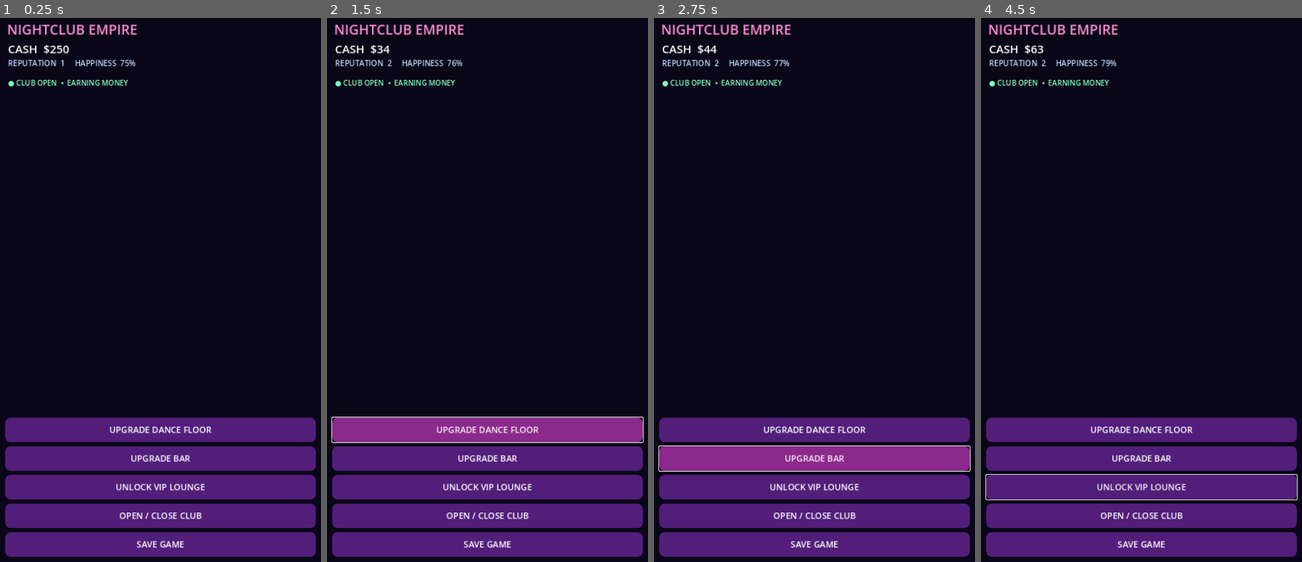
Above: before the commit, frames 1-4 (left to right).
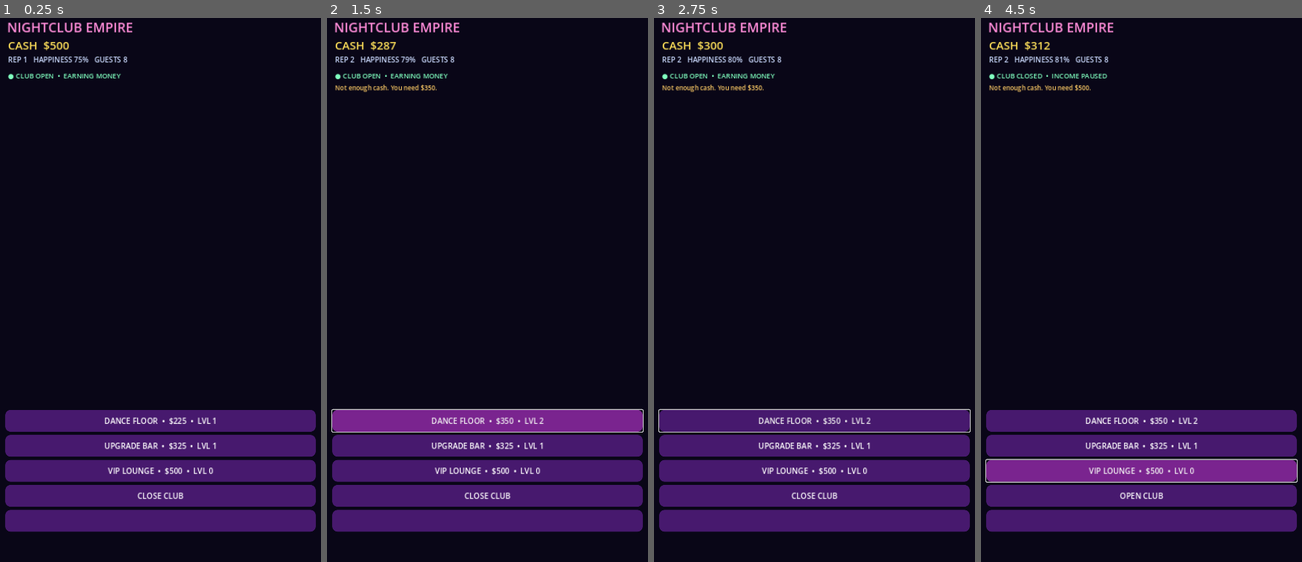
Above: after the commit, the same moments.

Repository: danshish/nightclub-empire
Game: Godot game, scene res://main.tscn
The game is run twice, just before and just after one commit, with the same random seed, the same clock (stepped at 60 frames per second) and the same inputs.
Inputs (mouse positions are in pixels of both pictures, inside the frame that each line leads up to):
- Up to frame 1 (0.25 s): no input
- Up to frame 2 (1.5 s): click (487, 431) at 0.5 s, where only the run before the commit has a clickable "UPGRADE DANCE FLOOR"; click (487, 420) at 1.25 s, where only the run after the commit has a clickable "DANCE FLOOR • $350 • LVL 2"
- Up to frame 3 (2.75 s): click (814, 458) at 2 s, where only the run before the commit has a clickable "UPGRADE BAR"
- Up to frame 4 (4.5 s): click (1141, 447) at 2.75 s, where only the run after the commit has a clickable "UPGRADE BAR • $325 • LVL 1"; click (1141, 485) at 3.5 s, where only the run before the commit has a clickable "UNLOCK VIP LOUNGE"; click (1141, 469) at 4.25 s, where only the run after the commit has a clickable "VIP LOUNGE • $500 • LVL 0"

The runs differ from the first frame. In frame 1, 14% of the frame differs, in the area x 1-99%, y 0-100%; in frame 2, 16%; in frame 3, 18%; in frame 4, 18%.

Commit message:
Improve first playable prototype UI, upgrades and nightclub visuals

Diff:
--- a/scripts/main.gd
+++ b/scripts/main.gd
@@ -1,20 +1,24 @@
 extends Node3D
 
 const SAVE_PATH := "user://nightclub_empire_save.json"
-
-var cash: float = 250.0
+const STARTING_CASH := 500.0
+
+var cash: float = STARTING_CASH
 var reputation: int = 1
 var satisfaction: int = 75
 var dance_level: int = 1
 var bar_level: int = 1
 var vip_level: int = 0
 var club_open := true
-var elapsed := 0.0
+var income_timer := 0.0
+var animation_time := 0.0
+var visitor_count := 8
 var customers: Array[Node3D] = []
 var hud: CanvasLayer
 var cash_label: Label
 var stats_label: Label
 var status_label: Label
+var message_label: Label
 var buttons: Dictionary = {}
 
 func _ready() -> void:
@@ -25,19 +29,22 @@
 	set_process(true)
 
 func _process(delta: float) -> void:
-	elapsed += delta
-	if club_open and elapsed >= 1.0:
-		elapsed = 0.0
-		var visitors := 2 + reputation + dance_level
-		cash += float(visitors) * (1.0 + float(bar_level) * 0.6 + float(vip_level) * 1.2)
-		satisfaction = clampi(satisfaction + (1 if satisfaction < 95 else 0), 0, 100)
-		_update_hud()
+	animation_time += delta
+	if club_open:
+		income_timer += delta
+		if income_timer >= 1.0:
+			income_timer = 0.0
+			var visitors := maxi(2, visitor_count + reputation)
+			cash += float(visitors) * (0.7 + float(bar_level) * 0.55 + float(vip_level) * 0.8)
+			if satisfaction < 98:
+				satisfaction += 1
+			_update_hud()
 	for i in range(customers.size()):
 		var person := customers[i]
 		if is_instance_valid(person):
-			var phase := elapsed * 2.0 + float(i) * 1.7
-			person.position.y = 0.55 + absf(sin(phase)) * 0.12
-			person.rotation.y += delta * 0.45
+			var phase := animation_time * (2.4 + float(i % 3) * 0.25) + float(i) * 1.7
+			person.position.y = 0.52 + absf(sin(phase)) * 0.15
+			person.rotation.y = sin(phase * 0.35) * 0.25
 
 func _build_world() -> void:
 	var world_env := WorldEnvironment.new()
@@ -45,8 +52,8 @@
 	env.background_mode = Environment.BG_COLOR
 	env.background_color = Color(0.035, 0.025, 0.09)
 	env.ambient_light_source = Environment.AMBIENT_SOURCE_COLOR
-	env.ambient_light_color = Color(0.65, 0.62, 0.9)
-	env.ambient_light_energy = 0.8
+	env.ambient_light_color = Color(0.72, 0.68, 0.95)
+	env.ambient_light_energy = 0.9
 	world_env.environment = env
 	add_child(world_env)
 
@@ -62,24 +69,31 @@
 	_add_box("BackWall", Vector3(0, 1.5, -5), Vector3(12, 3.2, 0.25), Color(0.15, 0.08, 0.3))
 	_add_box("LeftWall", Vector3(-6, 1.5, 0), Vector3(0.25, 3.2, 10), Color(0.12, 0.07, 0.25))
 	_add_box("DanceFloor", Vector3(-1.2, 0.02, 0.2), Vector3(5.5, 0.12, 4.8), Color(0.12, 0.28, 0.55))
+	# Coloured floor tiles make the dance floor read clearly from the isometric camera.
+	for x in range(4):
+		for z in range(3):
+			var tile_color := Color(0.12, 0.55, 0.95) if (x + z) % 2 == 0 else Color(0.55, 0.16, 0.78)
+			_add_box("DanceTile_%d_%d" % [x, z], Vector3(-3.05 + float(x) * 1.25, 0.105, -1.25 + float(z) * 1.35), Vector3(1.12, 0.035, 1.2), tile_color, true)
 	_add_box("DJStage", Vector3(-1.2, 0.48, -3.2), Vector3(3.7, 0.9, 1.1), Color(0.35, 0.08, 0.48))
 	_add_box("DJConsole", Vector3(-1.2, 1.1, -3.0), Vector3(2.4, 0.35, 0.55), Color(0.08, 0.08, 0.16))
 	_add_box("BarCounter", Vector3(3.5, 0.55, -2.2), Vector3(3.4, 1.1, 1.1), Color(0.42, 0.16, 0.22))
-	_add_box("BarTop", Vector3(3.5, 1.15, -2.2), Vector3(3.6, 0.16, 1.25), Color(0.95, 0.42, 0.7))
+	_add_box("BarTop", Vector3(3.5, 1.15, -2.2), Vector3(3.6, 0.16, 1.25), Color(0.95, 0.42, 0.7), true)
 	_add_box("VIPPlatform", Vector3(3.2, 0.18, 2.8), Vector3(4.3, 0.35, 2.5), Color(0.28, 0.13, 0.38))
 	_add_box("VIPSofa", Vector3(3.2, 0.65, 2.8), Vector3(2.8, 0.65, 0.75), Color(0.65, 0.2, 0.38))
+	_add_box("EmpireSign", Vector3(0, 2.8, -4.78), Vector3(4.2, 0.65, 0.12), Color(0.95, 0.18, 0.62), true)
 	for x in [-4.0, -2.0, 0.0, 2.0, 4.0]:
 		_add_box("NeonStrip", Vector3(x, 0.12, -4.65), Vector3(0.08, 0.06, 0.35), Color(0.1, 0.9, 1.0), true)
 	for i in range(8):
-		_spawn_customer(Vector3(-3.2 + float(i % 4) * 1.3, 0.55, -0.8 + float(i / 4) * 1.5))
+		var row := int(i / 4)
+		_spawn_customer(Vector3(-3.2 + float(i % 4) * 1.3, 0.55, -0.8 + float(row) * 1.5))
 	_add_light(Vector3(-1, 4, -2), Color(0.3, 0.25, 1.0), 5.0)
 	_add_light(Vector3(3, 3, 1), Color(1.0, 0.15, 0.55), 4.0)
 	_add_light(Vector3(-4, 3, 2), Color(0.1, 0.75, 1.0), 3.5)
 
-func _material(color: Color, emission := false) -> StandardMaterial3D:
+func _material(color: Color, glow := false) -> StandardMaterial3D:
 	var mat := StandardMaterial3D.new()
 	mat.albedo_color = color
-	if emission:
+	if glow:
 		mat.emission_enabled = true
 		mat.emission = color
 		mat.emission_energy_multiplier = 1.8
@@ -135,92 +149,128 @@
 
 	var title := Label.new()
 	title.text = "NIGHTCLUB EMPIRE"
-	title.position = Vector2(22, 24)
-	title.add_theme_font_size_override("font_size", 30)
+	title.position = Vector2(22, 20)
+	title.add_theme_font_size_override("font_size", 29)
 	title.add_theme_color_override("font_color", Color(1.0, 0.55, 0.85))
 	root.add_child(title)
 
 	cash_label = Label.new()
-	cash_label.position = Vector2(24, 70)
+	cash_label.position = Vector2(24, 62)
 	cash_label.add_theme_font_size_override("font_size", 25)
+	cash_label.add_theme_color_override("font_color", Color(1.0, 0.88, 0.35))
 	root.add_child(cash_label)
 
 	stats_label = Label.new()
-	stats_label.position = Vector2(24, 108)
-	stats_label.add_theme_font_size_override("font_size", 17)
-	stats_label.add_theme_color_override("font_color", Color(0.75, 0.85, 1.0))
+	stats_label.position = Vector2(24, 101)
+	stats_label.add_theme_font_size_override("font_size", 16)
+	stats_label.add_theme_color_override("font_color", Color(0.8, 0.86, 1.0))
 	root.add_child(stats_label)
 
 	status_label = Label.new()
-	status_label.position = Vector2(24, 152)
-	status_label.add_theme_font_size_override("font_size", 16)
+	status_label.position = Vector2(24, 137)
+	status_label.add_theme_font_size_override("font_size", 15)
 	status_label.add_theme_color_override("font_color", Color(0.5, 1.0, 0.75))
 	root.add_child(status_label)
 
+	message_label = Label.new()
+	message_label.position = Vector2(24, 164)
+	message_label.add_theme_font_size_override("font_size", 14)
+	message_label.add_theme_color_override("font_color", Color(1.0, 0.8, 0.4))
+	root.add_child(message_label)
+
 	var panel := VBoxContainer.new()
-	panel.position = Vector2(18, 900)
-	panel.size = Vector2(684, 330)
-	panel.add_theme_constant_override("separation", 9)
+	panel.anchor_left = 0.025
+	panel.anchor_top = 0.69
+	panel.anchor_right = 0.975
+	panel.anchor_bottom = 0.985
+	panel.add_theme_constant_override("separation", 7)
 	root.add_child(panel)
-	_add_button(panel, "UPGRADE DANCE FLOOR", "dance")
-	_add_button(panel, "UPGRADE BAR", "bar")
-	_add_button(panel, "UNLOCK VIP LOUNGE", "vip")
-	_add_button(panel, "OPEN / CLOSE CLUB", "toggle")
-	_add_button(panel, "SAVE GAME", "save")
-
-func _add_button(parent: VBoxContainer, caption: String, action: String) -> void:
+	_add_button(panel, "dance", "DANCE FLOOR")
+	_add_button(panel, "bar", "BAR")
+	_add_button(panel, "vip", "VIP LOUNGE")
+	_add_button(panel, "toggle", "OPEN / CLOSE CLUB")
+	_add_button(panel, "save", "SAVE GAME")
+
+func _add_button(parent: VBoxContainer, action: String, caption: String) -> void:
 	var button := Button.new()
-	button.text = caption
-	button.custom_minimum_size = Vector2(0, 54)
-	button.add_theme_font_size_override("font_size", 19)
+	button.name = action
+	button.custom_minimum_size = Vector2(0, 48)
+	button.size_flags_horizontal = Control.SIZE_EXPAND_FILL
+	button.add_theme_font_size_override("font_size", 17)
 	button.add_theme_color_override("font_color", Color.WHITE)
 	var style := StyleBoxFlat.new()
-	style.bg_color = Color(0.32, 0.12, 0.48)
+	style.bg_color = Color(0.28, 0.1, 0.43)
 	style.set_corner_radius_all(12)
+	style.content_margin_left = 14
+	style.content_margin_right = 14
 	button.add_theme_stylebox_override("normal", style)
 	var hover := style.duplicate()
-	hover.bg_color = Color(0.55, 0.16, 0.55)
+	hover.bg_color = Color(0.48, 0.14, 0.56)
 	button.add_theme_stylebox_override("hover", hover)
 	button.pressed.connect(_on_action.bind(action))
 	parent.add_child(button)
+	buttons[action] = button
 
 func _on_action(action: String) -> void:
+	message_label.text = ""
 	match action:
 		"dance":
-			var cost := 100 + dance_level * 125
-			if cash >= cost:
-				cash -= cost
+			var cost := _dance_cost()
+			if _spend(cost):
 				dance_level += 1
 				reputation += 1
-				_add_box("DanceUpgrade" + str(dance_level), Vector3(-1.2, 0.12, 0.2), Vector3(5.5, 0.08, 4.8), Color(0.2, 0.35, 0.8))
+				satisfaction = mini(100, satisfaction + 3)
+				_add_box("DanceUpgrade_%d" % dance_level, Vector3(-1.2, 0.17, 0.2), Vector3(5.5, 0.08, 4.8), Color(0.25, 0.42, 0.95), true)
 		"bar":
-			var cost := 150 + bar_level * 175
-			if cash >= cost:
-				cash -= cost
+			var cost := _bar_cost()
+			if _spend(cost):
 				bar_level += 1
 				satisfaction = mini(100, satisfaction + 5)
-				_add_box("BarUpgrade" + str(bar_level), Vector3(3.5, 1.25 + float(bar_level) * 0.05, -2.2), Vector3(3.6, 0.12, 1.25), Color(0.95, 0.35, 0.65))
+				_add_box("BarUpgrade_%d" % bar_level, Vector3(3.5, 1.25 + float(bar_level) * 0.05, -2.2), Vector3(3.6, 0.12, 1.25), Color(0.95, 0.35, 0.65), true)
 		"vip":
-			var cost := 500 + vip_level * 400
-			if cash >= cost:
-				cash -= cost
+			var cost := _vip_cost()
+			if _spend(cost):
 				vip_level += 1
 				reputation += 2
-				_add_box("VIPUpgrade" + str(vip_level), Vector3(3.2, 0.95 + float(vip_level) * 0.08, 2.8), Vector3(2.8, 0.18, 0.75), Color(0.85, 0.55, 0.25))
+				_add_box("VIPUpgrade_%d" % vip_level, Vector3(3.2, 0.95 + float(vip_level) * 0.08, 2.8), Vector3(2.8, 0.18, 0.75), Color(0.85, 0.55, 0.25), true)
 		"toggle":
 			club_open = not club_open
+			message_label.text = "The club is now %s." % ("open" if club_open else "closed")
 		"save":
 			_save_game()
 	_update_hud()
 
+func _dance_cost() -> int:
+	return 100 + dance_level * 125
+
+func _bar_cost() -> int:
+	return 150 + bar_level * 175
+
+func _vip_cost() -> int:
+	return 500 + vip_level * 400
+
+func _spend(amount: int) -> bool:
+	if cash < float(amount):
+		message_label.text = "Not enough cash. You need $%d." % amount
+		return false
+	cash -= float(amount)
+	message_label.text = "Upgrade purchased!"
+	return true
+
 func _update_hud() -> void:
 	if not is_instance_valid(cash_label):
 		return
-	cash_label.text = "CASH  $" + str(int(cash))
-	stats_label.text = "REPUTATION  " + str(reputation) + "     HAPPINESS  " + str(satisfaction) + "%"
+	cash_label.text = "CASH  $%s" % _format_cash(cash)
+	stats_label.text = "REP %d   HAPPINESS %d%%   GUESTS %d" % [reputation, satisfaction, visitor_count]
 	status_label.text = ("● CLUB OPEN  •  EARNING MONEY" if club_open else "● CLUB CLOSED  •  INCOME PAUSED")
-	if is_instance_valid(buttons.get("dance")):
-		pass
+	if buttons.has("dance"):
+		buttons["dance"].text = "DANCE FLOOR  •  $%d  •  LVL %d" % [_dance_cost(), dance_level]
+		buttons["bar"].text = "UPGRADE BAR  •  $%d  •  LVL %d" % [_bar_cost(), bar_level]
+		buttons["vip"].text = "VIP LOUNGE  •  $%d  •  LVL %d" % [_vip_cost(), vip_level]
+		buttons["toggle"].text = "CLOSE CLUB" if club_open else "OPEN CLUB"
+
+func _format_cash(value: float) -> String:
+	return str(int(value))
 
 func _save_game() -> void:
 	var data := {
@@ -231,7 +281,9 @@
 	var file := FileAccess.open(SAVE_PATH, FileAccess.WRITE)
 	if file:
 		file.store_string(JSON.stringify(data))
-	status_label.text = "GAME SAVED"
+		message_label.text = "GAME SAVED SUCCESSFULLY"
+	else:
+		message_label.text = "Could not save game."
 
 func _load_game() -> void:
 	if not FileAccess.file_exists(SAVE_PATH):
